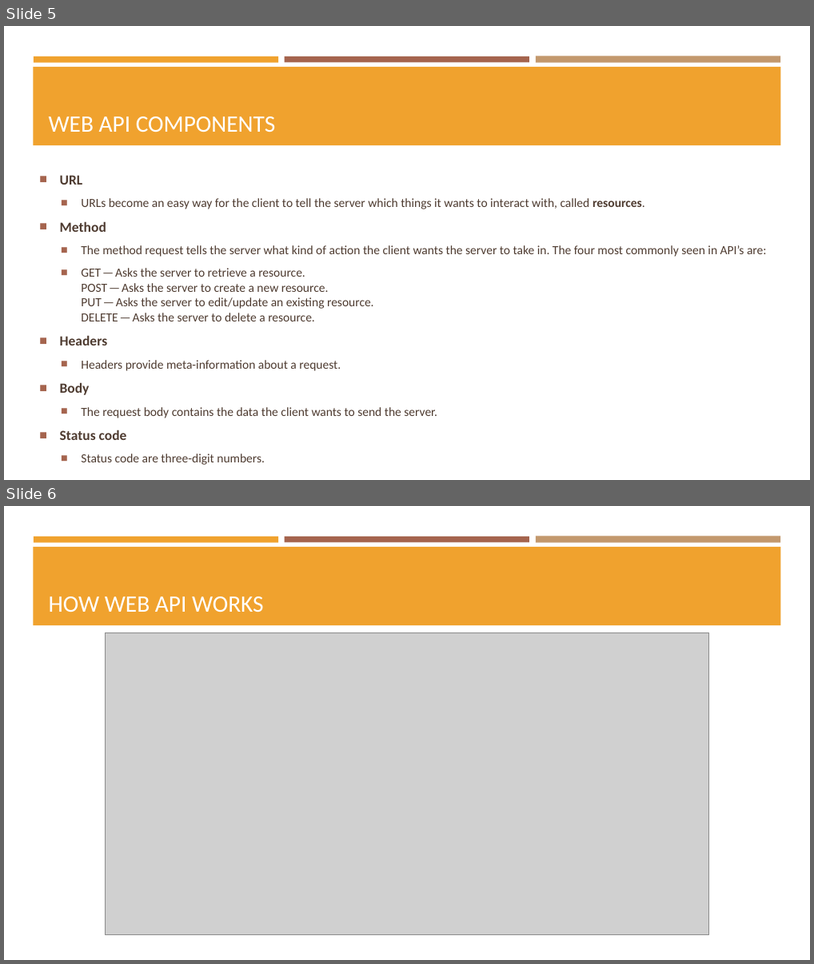
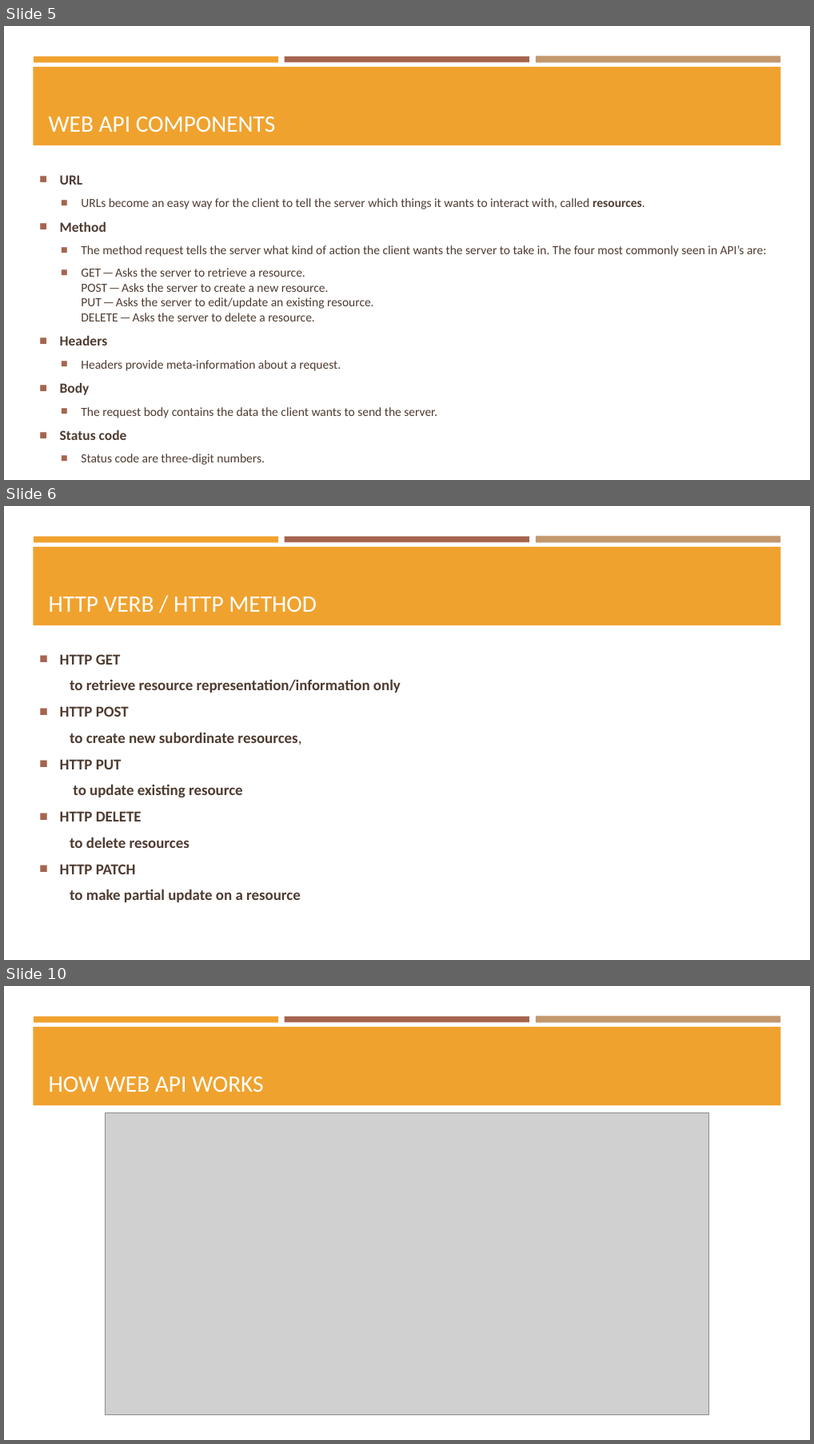
Before and after one commit to BunditSpace/Backend-Training, a slide deck: web api/Web API.pptx. Shown one above the other, each under a label of ours: slides 5 and 6 before the commit, slides 5, 6 and 10 after it; the slides between them are not shown. The pictures are 814x964 and 814x1444 pixels, drawn with LibreOffice and Linux fonts; fonts in the diff are those of the drawing; grey boxes stand for pictures. Boxes give left, top, right and bottom in pixels: in the first picture for what was removed or moved away, otherwise in the second. Text is boxed around its words. In the diff, an @@ line names an element or a change of style, - is before the commit and + after.

```diff
--- a/web api/Web API.pptx
+++ b/web api/Web API.pptx
@@ slide 6 added at bbox=[4, 506, 810, 960], background #FFFFFF; not listed: 4 template elements that a slide beside it also shows @@
@@ title added at bbox=[49, 596, 317, 612], 28 pt, text #FFFFFF @@
+HTTP VERB / HTTP METHOD
@@ text added at bbox=[60, 654, 401, 902], 18 pt, text #4E3B30, bold @@
+■ HTTP GET
+to retrieve resource representation/information only
+■ HTTP POST
+to create new subordinate resources,
+■ HTTP PUT
+to update existing resource
+■ HTTP DELETE
+to delete resources
+■ HTTP PATCH
+to make partial update on a resource
@@ what was slide 6 is now slide 10 @@
```
Also in this commit, not shown: 1 slide changed, 6 other slides added.
